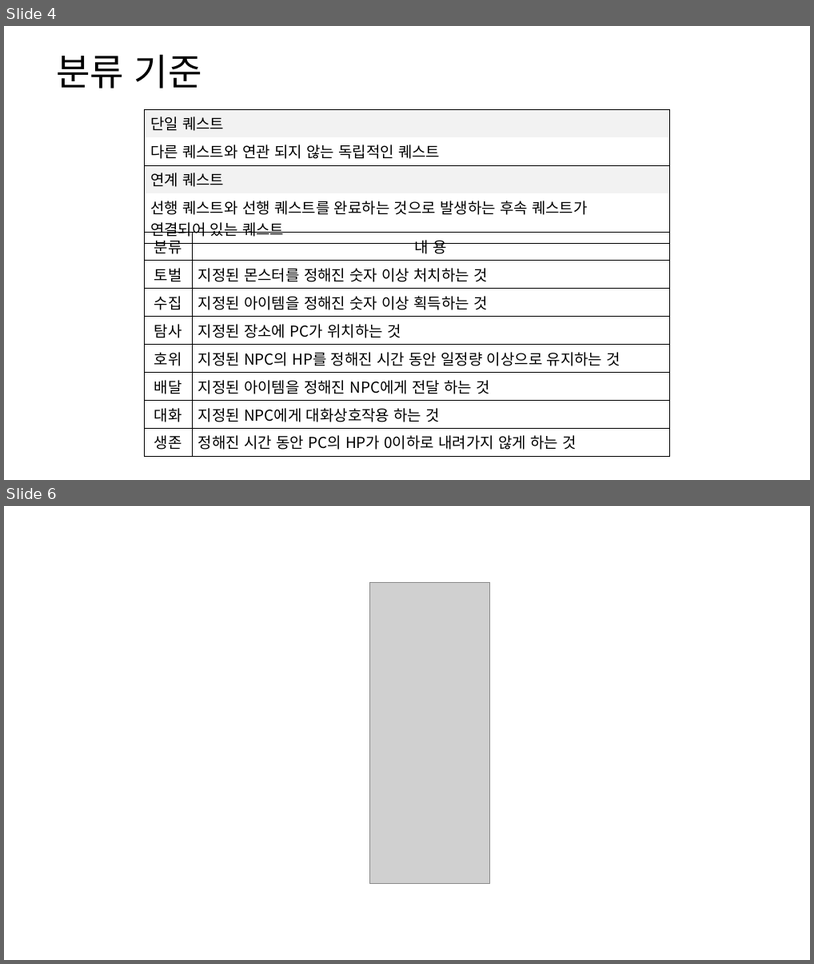
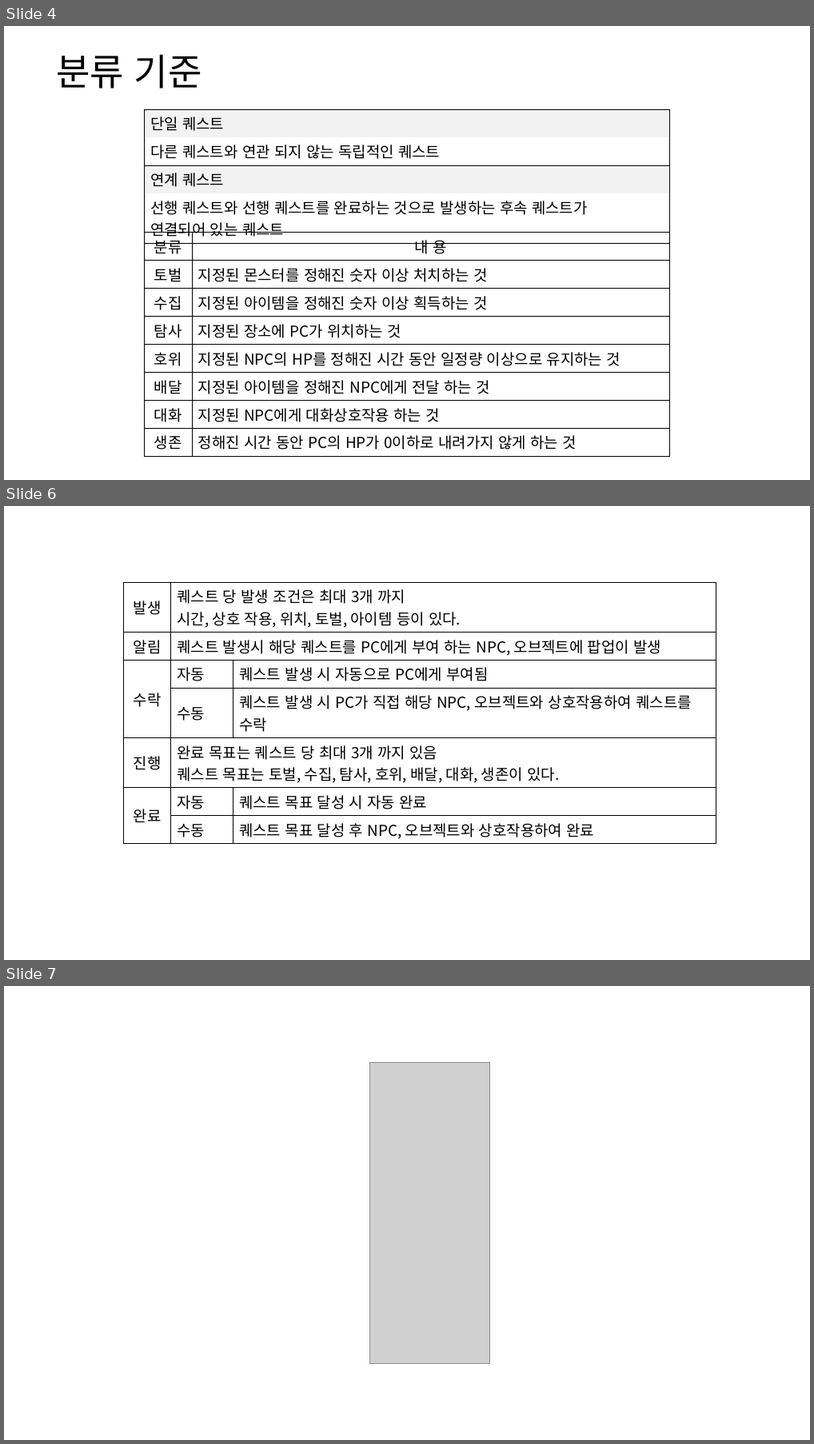
Before and after one commit to yjk0401/unityenginebasic_9th, a slide deck: 기획/방랑엽사전/퀘스트 시스템 기획서.pptx. Shown one above the other, each under a label of ours: slides 4 and 6 before the commit, slides 4, 6 and 7 after it; the slides between them are not shown. The pictures are 814x964 and 814x1444 pixels, drawn with LibreOffice and Linux fonts; fonts in the diff are those of the drawing; grey boxes stand for pictures. Boxes give left, top, right and bottom in pixels: in the first picture for what was removed or moved away, otherwise in the second. Text is boxed around its words. In the diff, an @@ line names an element or a change of style, - is before the commit and + after.

```diff
--- a/기획/방랑엽사전/퀘스트 시스템 기획서.pptx
+++ b/기획/방랑엽사전/퀘스트 시스템 기획서.pptx
@@ slide 6 added at (4, 506, 810, 960), background #FFFFFF @@
@@ table added at (123, 582, 717, 842), 7 rows, 3 columns @@
+발생 | 퀘스트 당 발생 조건은 최대 3개 까지 / 시간, 상호 작용, 위치, 토벌, 아이템 등이 있다. | 
+알림 | 퀘스트 발생시 해당 퀘스트를 PC에게 부여 하는 NPC, 오브젝트에 팝업이 발생 | 
+수락 | 자동 | 퀘스트 발생 시 자동으로 PC에게 부여됨
+ | 수동 | 퀘스트 발생 시 PC가 직접 해당 NPC, 오브젝트와 상호작용하여 퀘스트를 수락
+진행 | 완료 목표는 퀘스트 당 최대 3개 까지 있음 / 퀘스트 목표는 토벌, 수집, 탐사, 호위, 배달, 대화, 생존이 있다. | 
+완료 | 자동 | 퀘스트 목표 달성 시 자동 완료
+ | 수동 | 퀘스트 목표 달성 후 NPC, 오브젝트와 상호작용하여 완료
@@ what was slide 6 is now slide 7 @@
```
Also in this commit, not shown: 1 slide changed, 1 other file.
